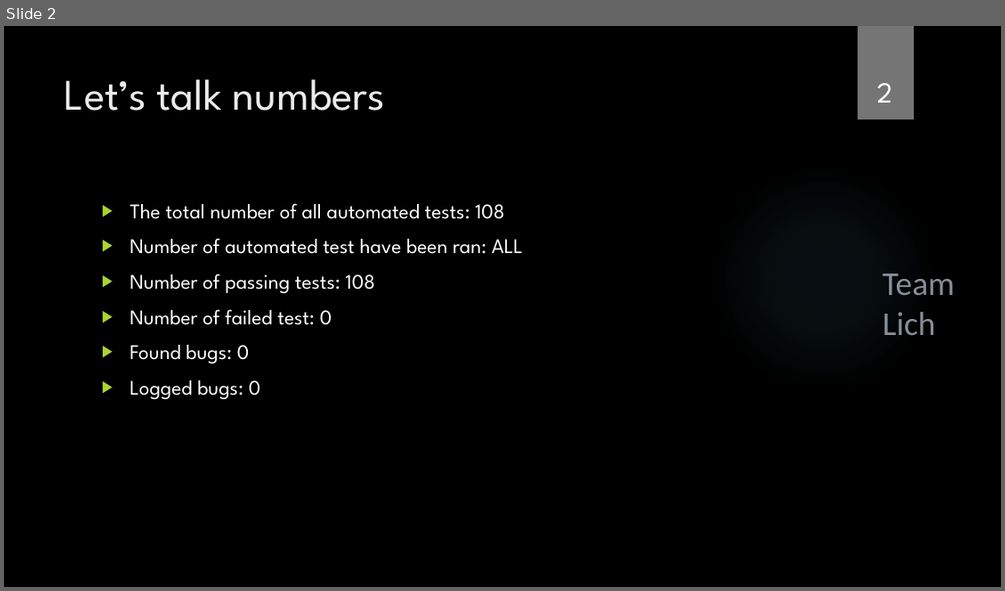
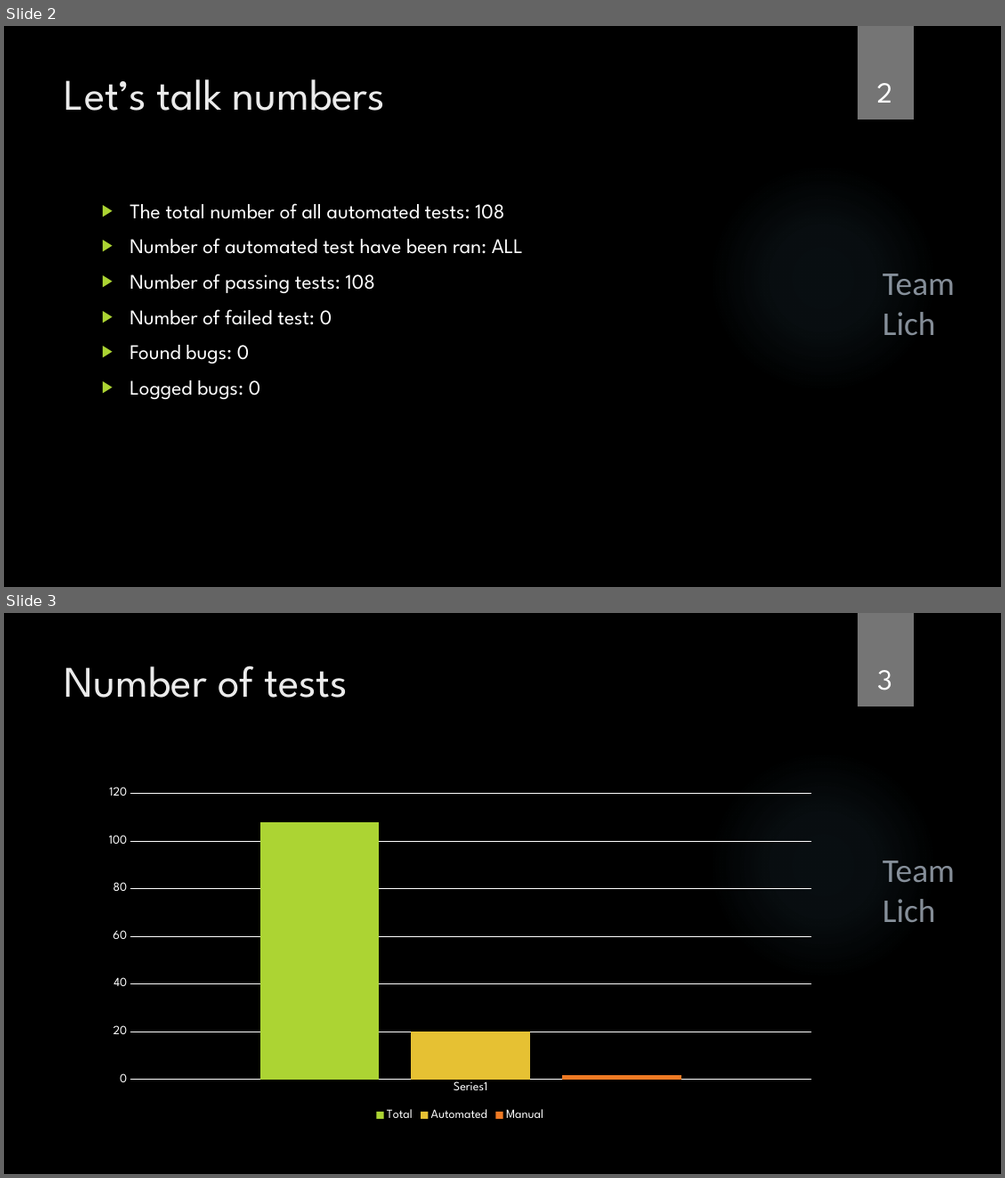
Before and after one commit to Team-Lich/Presentations, a slide deck: TestStatistics.pptx. Shown one above the other, each under a label of ours: slide 2 before the commit, slides 2 and 3 after it. The pictures are 1005x591 and 1005x1178 pixels, drawn with LibreOffice and Linux fonts; fonts in the diff are those of the drawing; background and template pictures are left out. Boxes give left, top, right and bottom in pixels: in the first picture for what was removed or moved away, otherwise in the second. Text is boxed around its words. In the diff, an @@ line names an element or a change of style, - is before the commit and + after.

Commit message:
Statistic chart twerk

```diff
--- a/TestStatistics.pptx
+++ b/TestStatistics.pptx
@@ slide 3 added at bbox=[4, 613, 1001, 1174], background picture (left out); not listed: 2 template elements that a slide beside it also shows @@
@@ title added at bbox=[65, 666, 348, 698], 42 pt, text #EBEBEB @@
+Number of tests
@@ page number added at bbox=[877, 670, 892, 690], 28 pt, text #FFFFFF @@
+3
@@ column chart added at bbox=[95, 780, 825, 1124] @@
+categories: 
+Total: 108
+Automated: 20
+Manual: 2
@@ text added at bbox=[882, 860, 955, 922], 32 pt, text #DEECFD at 60% opacity @@
+Team Lich
```
Also in this commit, not shown: 2 slides changed.
